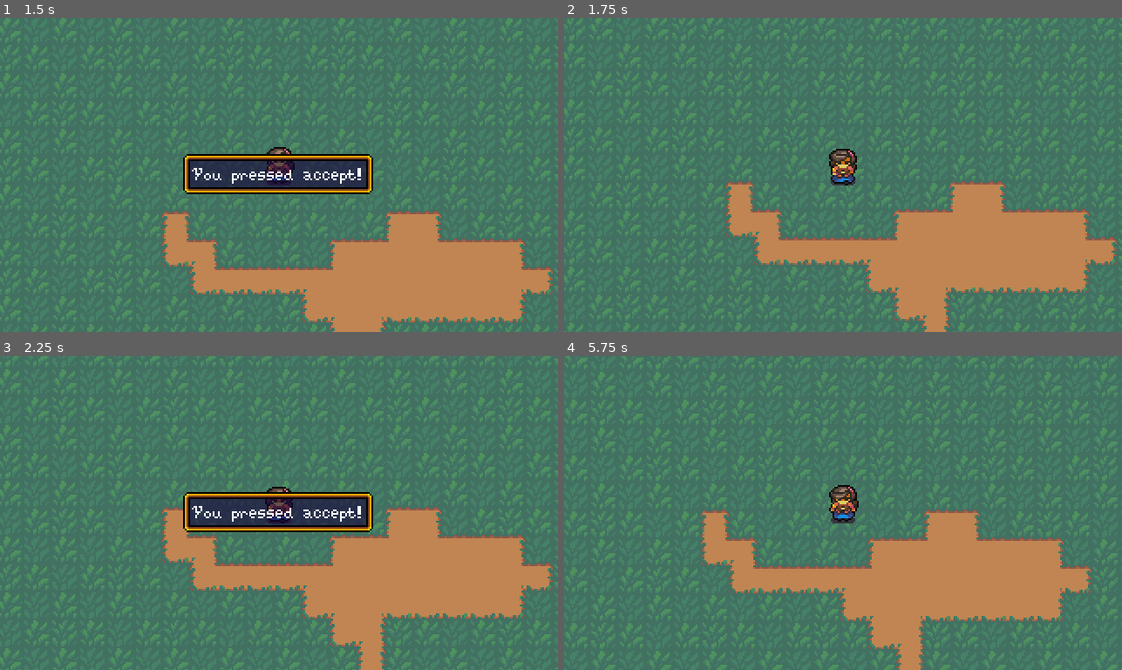
Above: before the commit, frames 1-4 (two rows, left to right).
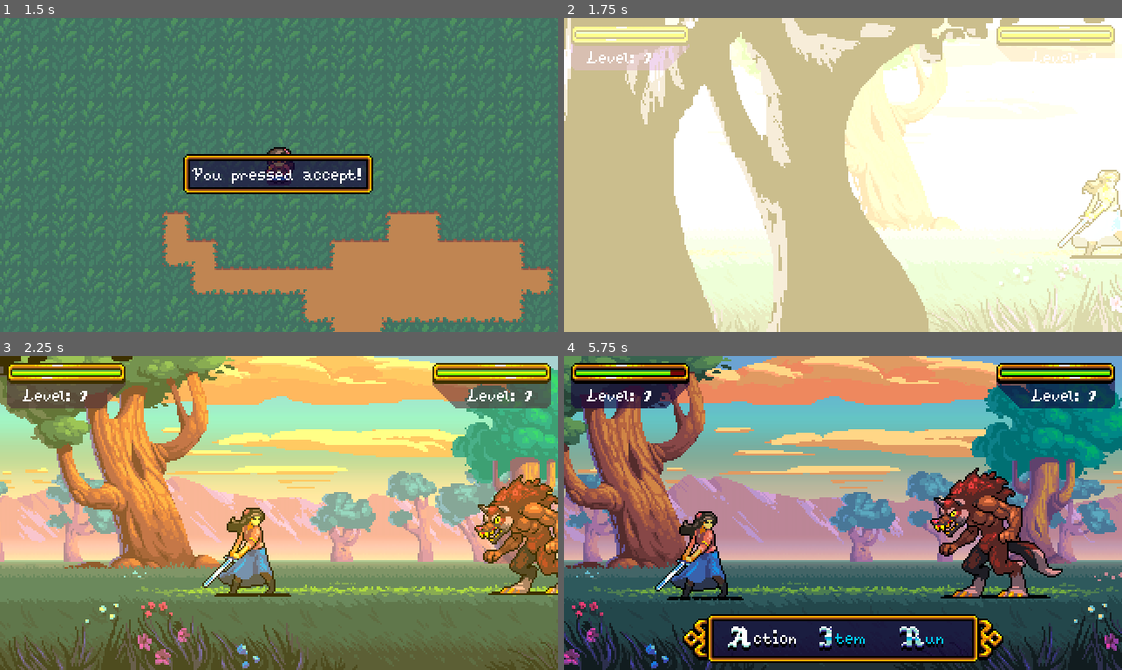
Above: after the commit, the same moments.

Repository: jalder89/RPG-In-Godot
Game: Godot game, scene res://Scenes/Levels/Town.tscn
The game is run twice, just before and just after one commit, with the same random seed, the same clock (stepped at 60 frames per second) and the same inputs.
Inputs:
- Up to frame 1 (1.5 s): tap Enter (ui_accept) at 0.5, 0.77, 0.8, 1.07, 1.35 s; hold D (right) 0.53-1.28 s; hold B (battle, bound only after the commit) 0.53-1.28 s; hold S (down) from 1.28 s (still down)
- Up to frame 2 (1.75 s): keep holding S (down); tap Enter (ui_accept) at 1.52 s; tap B (battle, bound only after the commit) at 1.55 s
- Up to frame 3 (2.25 s): tap Enter (ui_accept) at 1.82 s; release S (down) at 2.03 s; hold D (right) from 2.03 s (still down); hold B (battle, bound only after the commit) from 2.03 s (still down)
- Up to frame 4 (5.75 s): tap Enter (ui_accept) at 2.3, 3.02, 3.32, 4.52, 4.82, 5.3 s; release D (right) at 2.78 s; release B (battle, bound only after the commit) at 2.78 s; hold W (up) 2.78-3.53 s; tap B (battle, bound only after the commit) at 2.85, 4.35 s; hold Enter (ui_accept) 3.53-4.28 s; hold A (left) 3.53-5.03 s; hold S (down) from 5.03 s (still down); hold B (battle, bound only after the commit) from 5.03 s (still down)

Frame 1 is identical in both runs. In frame 2, 100% of the frame differs, in the area x 0-100%, y 0-100%; in frame 3, 99%; in frame 4, 97%.

Commit message:
Fixed remaining warnings for unused function arguments,fixed  and uncasted int to enum in turn manager

Diff:
--- a/Scenes/Battle/Animations/BattleAnimations.gd
+++ b/Scenes/Battle/Animations/BattleAnimations.gd
@@ -8,7 +8,7 @@
 
 func _ready() -> void:
 	animation_player.animation_finished.connect(
-		func ():
+		func (_animation):
 			animation_finished.emit()
 	)
 
--- a/Scenes/Characters/OverworldPlayer.gd
+++ b/Scenes/Characters/OverworldPlayer.gd
@@ -18,7 +18,8 @@
 func _unhandled_input(event : InputEvent) -> void:
 	if event.is_action_pressed("ui_accept"):
 		Events.emit_signal("request_show_message", "You pressed accept!")
-		#SceneStack.push("res://Scenes/Battle/battle.tscn")
+	if event.is_action_pressed("battle"):
+		SceneStack.push("res://Scenes/Battle/battle.tscn")
 
 func is_moving() -> bool:
 	return velocity != Vector2.ZERO
--- a/Scripts/TurnManager.gd
+++ b/Scripts/TurnManager.gd
@@ -2,7 +2,11 @@
 class_name TurnManager
 
 
-enum {ALLY_TURN, ENEMY_TURN, STARTUP_TURN}
+enum TurnState {
+	ALLY_TURN,
+	ENEMY_TURN,
+	STARTUP_TURN
+}
 
 signal ally_turn_started()
 signal ally_turn_ended()
@@ -13,34 +17,34 @@
 
 var turn_count = 0
 
-var turn := ALLY_TURN:
+var turn := TurnState.ALLY_TURN:
 	get:
 		return turn
 	set(value):
 		turn = value
 		match turn:
-			STARTUP_TURN:
+			TurnState.STARTUP_TURN:
 				turn_count = 0
 				startup_turn_started.emit()
-			ALLY_TURN:
+			TurnState.ALLY_TURN:
 				if (turn_count > 1):
 					enemy_turn_ended.emit()
 				ally_turn_started.emit()
-			ENEMY_TURN:
+			TurnState.ENEMY_TURN:
 				if (turn_count > 1):
 					ally_turn_ended.emit()
 				enemy_turn_started.emit()
 
 func start():
-	self.turn = STARTUP_TURN
+	self.turn = TurnState.STARTUP_TURN
 
 func advance_turn():
 	turn_count += 1
 	if turn_count == 1:
 		match randi_range(1, 2):
 			1:
-				self.turn = ALLY_TURN
+				self.turn = TurnState.ALLY_TURN
 			2:
-				self.turn = ENEMY_TURN
+				self.turn = TurnState.ENEMY_TURN
 	else:
-		self.turn = int(self.turn + 1) & 1
+		self.turn = TurnState.values()[int(self.turn + 1) & 1]
--- a/project.godot
+++ b/project.godot
@@ -106,6 +106,11 @@
 , Object(InputEventKey,"resource_local_to_scene":false,"resource_name":"","device":-1,"window_id":0,"alt_pressed":false,"shift_pressed":false,"ctrl_pressed":false,"meta_pressed":false,"pressed":false,"keycode":0,"physical_keycode":4194321,"key_label":0,"unicode":0,"echo":false,"script":null)
 ]
 }
+battle={
+"deadzone": 0.5,
+"events": [Object(InputEventKey,"resource_local_to_scene":false,"resource_name":"","device":-1,"window_id":0,"alt_pressed":false,"shift_pressed":false,"ctrl_pressed":false,"meta_pressed":false,"pressed":false,"keycode":0,"physical_keycode":66,"key_label":0,"unicode":98,"echo":false,"script":null)
+]
+}
 
 [rendering]
 
